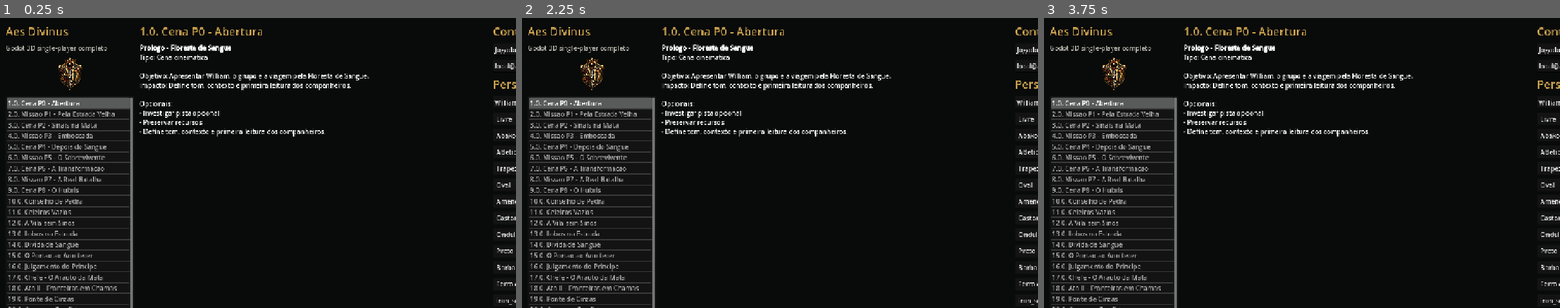
Above: before the commit, frames 1-3 (left to right).
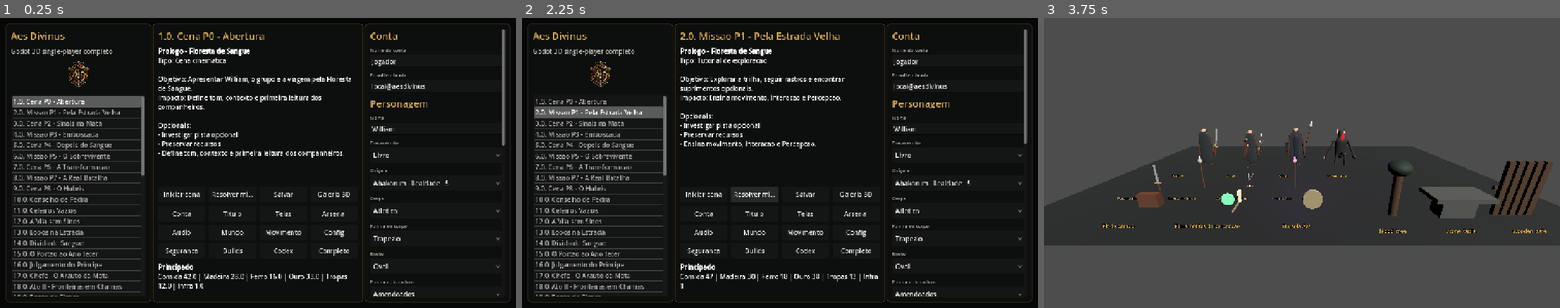
Above: after the commit, the same moments.

Repository: lzvsrx/aesdivinuscomplete
Game: Godot game, scene res://scenes/main.tscn
Two runs of this game, one before a commit and one after it. Both use one fixed random seed, a clock stepped at 60 frames per second and the inputs below.
Inputs (mouse positions are in pixels of both pictures, inside the frame that each line leads up to):
- Up to frame 1 (0.25 s): no input
- Up to frame 2 (2.25 s): click (702, 194) at 0.5 s, where only the run after the commit has a clickable "Iniciar cena"; click (702, 194) at 1.25 s, where only the run after the commit has a clickable "Iniciar cena"; click (754, 194) at 2 s, where only the run after the commit has a clickable "Resolver missao"
- Up to frame 3 (3.75 s): click (1327, 194) at 2.75 s, where only the run after the commit has a clickable "Salvar"; click (1379, 194) at 3.5 s, where only the run after the commit has a clickable "Galeria 3D"

The runs differ from the first frame. In frame 1, 17% of the frame differs, in the area x 1-100%, y 1-100%; in frame 2, 18%; in frame 3, 95%, in the area x 0-100%, y 0-100%.

Commit message:
Improve Godot responsive UI

Diff:
--- a/godot/data/aes_divinus_data.json
+++ b/godot/data/aes_divinus_data.json
@@ -1,5 +1,5 @@
 {
-  "generatedAt": "2026-08-24T21:07:50.435Z",
+  "generatedAt": "2026-08-24T21:20:05.989Z",
   "game": "Aes Divinus",
   "source": "src/data.js",
   "fearStates": {
--- a/godot/scripts/main.gd
+++ b/godot/scripts/main.gd
@@ -6,7 +6,10 @@
 var state: Dictionary = {}
 var selected_mission_index := 0
 
-var root: HBoxContainer
+var root: GridContainer
+var left_column: VBoxContainer
+var center_column: VBoxContainer
+var right_column: VBoxContainer
 var mission_list: ItemList
 var detail_title: Label
 var detail_text: RichTextLabel
@@ -38,6 +41,11 @@
 	_build_ui()
 	_apply_hardware_profile()
 	_refresh_all()
+	_update_responsive_layout()
+
+func _notification(what: int) -> void:
+	if what == NOTIFICATION_RESIZED:
+		_update_responsive_layout()
 
 func _load_data() -> Dictionary:
 	var file := FileAccess.open(DATA_PATH, FileAccess.READ)
@@ -101,12 +109,13 @@
 
 func _build_ui() -> void:
 	var bg := ColorRect.new()
-	bg.color = Color(0.035, 0.04, 0.04)
+	bg.color = Color(0.025, 0.030, 0.030)
 	bg.set_anchors_preset(Control.PRESET_FULL_RECT)
 	add_child(bg)
 
-	root = HBoxContainer.new()
+	root = GridContainer.new()
 	root.set_anchors_preset(Control.PRESET_FULL_RECT)
+	root.columns = 3
 	root.add_theme_constant_override("separation", 12)
 	root.offset_left = 14
 	root.offset_top = 14
@@ -114,18 +123,20 @@
 	root.offset_bottom = -14
 	add_child(root)
 
-	var left := _panel(320)
-	root.add_child(left)
+	var left := _panel("campaign", 300)
+	left_column = left
 	left.add_child(_title("Aes Divinus"))
 	left.add_child(_subtitle("Godot 3D single-player completo"))
 	var logo := TextureRect.new()
 	logo.texture = load("res://assets/aes-divinus-logo.png")
 	logo.expand_mode = TextureRect.EXPAND_FIT_WIDTH_PROPORTIONAL
 	logo.stretch_mode = TextureRect.STRETCH_KEEP_ASPECT_CENTERED
-	logo.custom_minimum_size = Vector2(280, 88)
+	logo.custom_minimum_size = Vector2(220, 76)
 	left.add_child(logo)
 	mission_list = ItemList.new()
+	mission_list.custom_minimum_size = Vector2(0, 360)
 	mission_list.size_flags_vertical = Control.SIZE_EXPAND_FILL
+	mission_list.size_flags_horizontal = Control.SIZE_EXPAND_FILL
 	mission_list.item_selected.connect(func(index: int) -> void:
 		selected_mission_index = index
 		_refresh_mission_detail()
@@ -133,23 +144,25 @@
 	)
 	left.add_child(mission_list)
 
-	var center := _panel(520)
-	root.add_child(center)
+	var center := _panel("content", 520)
+	center_column = center
 	detail_title = _title("")
 	center.add_child(detail_title)
 	detail_text = RichTextLabel.new()
 	detail_text.bbcode_enabled = true
 	detail_text.fit_content = true
+	detail_text.custom_minimum_size = Vector2(0, 300)
 	detail_text.size_flags_vertical = Control.SIZE_EXPAND_FILL
+	detail_text.size_flags_horizontal = Control.SIZE_EXPAND_FILL
 	center.add_child(detail_text)
-	var actions := HBoxContainer.new()
+	var actions := _button_grid(4)
 	actions.add_theme_constant_override("separation", 8)
 	center.add_child(actions)
 	actions.add_child(_button("Iniciar cena", _start_scene))
 	actions.add_child(_button("Resolver missao", _complete_mission))
 	actions.add_child(_button("Salvar", func() -> void: _autosave("Save manual.")))
 	actions.add_child(_button("Galeria 3D", func() -> void: get_tree().change_scene_to_file("res://scenes/model_gallery.tscn")))
-	var system_actions := HBoxContainer.new()
+	var system_actions := _button_grid(4)
 	system_actions.add_theme_constant_override("separation", 8)
 	center.add_child(system_actions)
 	system_actions.add_child(_button("Conta", _show_account))
@@ -167,35 +180,40 @@
 	resource_text = RichTextLabel.new()
 	resource_text.bbcode_enabled = true
 	resource_text.fit_content = true
+	resource_text.custom_minimum_size = Vector2(0, 86)
+	resource_text.size_flags_horizontal = Control.SIZE_EXPAND_FILL
 	center.add_child(resource_text)
 
-	var right := _panel(360)
-	root.add_child(right)
+	var right := _panel("profile", 320)
+	right_column = right
 	right.add_child(_title("Conta"))
 	account_name = LineEdit.new()
 	account_name.placeholder_text = "Nome da conta"
+	account_name.size_flags_horizontal = Control.SIZE_EXPAND_FILL
 	account_name.text_changed.connect(func(value: String) -> void:
 		state["account"]["name"] = value
 		_autosave("Cadastro atualizado.")
 	)
-	right.add_child(account_name)
+	right.add_child(_field("Nome da conta", account_name))
 	account_email = LineEdit.new()
 	account_email.placeholder_text = "Email"
 	account_email.virtual_keyboard_type = LineEdit.KEYBOARD_TYPE_EMAIL_ADDRESS
+	account_email.size_flags_horizontal = Control.SIZE_EXPAND_FILL
 	account_email.text_changed.connect(func(value: String) -> void:
 		state["account"]["email"] = value
 		_autosave("Login lembrado no dispositivo.")
 	)
-	right.add_child(account_email)
+	right.add_child(_field("Email lembrado", account_email))
 	right.add_child(_title("Personagem"))
 	character_name = LineEdit.new()
 	character_name.placeholder_text = "Nome"
+	character_name.size_flags_horizontal = Control.SIZE_EXPAND_FILL
 	character_name.text_changed.connect(func(value: String) -> void:
 		state["player_character"]["name"] = value
 		_refresh_avatar()
 		_autosave("Nome do personagem atualizado.")
 	)
-	right.add_child(character_name)
+	right.add_child(_field("Nome", character_name))
 	pronoun = _option("Tratamento", ["Livre", "Ele", "Ela", "Neutro"], _character_option_changed)
 	origin = _option("Origem", _origin_labels(), _character_option_changed)
 	body_type = _option("Corpo", data.get("characterOptions", {}).get("bodies", []), _character_option_changed)
@@ -208,46 +226,105 @@
 	beard = _option("Barba", data.get("characterOptions", {}).get("beards", []), _character_option_changed)
 	palette = _option("Paleta", _palette_labels(), _character_option_changed)
 	weapon = _option("Arma", _weapon_ids(), _character_option_changed)
-	right.add_child(pronoun)
-	right.add_child(origin)
-	right.add_child(body_type)
-	right.add_child(body_shape)
-	right.add_child(face_shape)
-	right.add_child(eye_shape)
-	right.add_child(eye_color)
-	right.add_child(hair_style)
-	right.add_child(hair_color)
-	right.add_child(beard)
-	right.add_child(palette)
-	right.add_child(weapon)
+	right.add_child(_field("Tratamento", pronoun))
+	right.add_child(_field("Origem", origin))
+	right.add_child(_field("Corpo", body_type))
+	right.add_child(_field("Forma do corpo", body_shape))
+	right.add_child(_field("Rosto", face_shape))
+	right.add_child(_field("Formato dos olhos", eye_shape))
+	right.add_child(_field("Cor dos olhos", eye_color))
+	right.add_child(_field("Tipo de cabelo", hair_style))
+	right.add_child(_field("Cor do cabelo", hair_color))
+	right.add_child(_field("Barba", beard))
+	right.add_child(_field("Paleta", palette))
+	right.add_child(_field("Arma", weapon))
 	avatar = AvatarPreview.new()
 	avatar.custom_minimum_size = Vector2(320, 260)
+	avatar.size_flags_horizontal = Control.SIZE_EXPAND_FILL
 	right.add_child(avatar)
 	log_text = RichTextLabel.new()
 	log_text.bbcode_enabled = true
 	log_text.fit_content = true
+	log_text.custom_minimum_size = Vector2(0, 180)
 	log_text.size_flags_vertical = Control.SIZE_EXPAND_FILL
+	log_text.size_flags_horizontal = Control.SIZE_EXPAND_FILL
 	right.add_child(log_text)
 
-func _panel(width: int) -> VBoxContainer:
+func _panel(name: String, width: int) -> VBoxContainer:
+	var shell := PanelContainer.new()
+	shell.name = "%s_panel" % name
+	shell.custom_minimum_size = Vector2(width, 0)
+	shell.size_flags_horizontal = Control.SIZE_EXPAND_FILL
+	shell.size_flags_vertical = Control.SIZE_EXPAND_FILL
+	shell.add_theme_stylebox_override("panel", _panel_style())
+	root.add_child(shell)
+
+	var margin := MarginContainer.new()
+	margin.add_theme_constant_override("margin_left", 12)
+	margin.add_theme_constant_override("margin_top", 12)
+	margin.add_theme_constant_override("margin_right", 12)
+	margin.add_theme_constant_override("margin_bottom", 12)
+	shell.add_child(margin)
+
+	var scroll := ScrollContainer.new()
+	scroll.size_flags_horizontal = Control.SIZE_EXPAND_FILL
+	scroll.size_flags_vertical = Control.SIZE_EXPAND_FILL
+	scroll.horizontal_scroll_mode = ScrollContainer.SCROLL_MODE_DISABLED
+	margin.add_child(scroll)
+
 	var panel := VBoxContainer.new()
-	panel.custom_minimum_size = Vector2(width, 0)
+	panel.size_flags_horizontal = Control.SIZE_EXPAND_FILL
 	panel.size_flags_vertical = Control.SIZE_EXPAND_FILL
 	panel.add_theme_constant_override("separation", 10)
+	scroll.add_child(panel)
 	return panel
+
+func _panel_style() -> StyleBoxFlat:
+	var style := StyleBoxFlat.new()
+	style.bg_color = Color(0.055, 0.060, 0.058, 0.92)
+	style.border_color = Color(0.82, 0.66, 0.32, 0.26)
+	style.set_border_width_all(1)
+	style.corner_radius_top_left = 8
+	style.corner_radius_top_right = 8
+	style.corner_radius_bottom_left = 8
+	style.corner_radius_bottom_right = 8
+	return style
 
 func _title(text: String) -> Label:
 	var label := Label.new()
 	label.text = text
-	label.add_theme_font_size_override("font_size", 28)
+	label.autowrap_mode = TextServer.AUTOWRAP_WORD_SMART
+	label.add_theme_font_size_override("font_size", 24)
 	label.add_theme_color_override("font_color", Color(0.82, 0.66, 0.32))
 	return label
 
 func _subtitle(text: String) -> Label:
 	var label := Label.new()
 	label.text = text
+	label.autowrap_mode = TextServer.AUTOWRAP_WORD_SMART
 	label.add_theme_color_override("font_color", Color(0.72, 0.72, 0.68))
 	return label
+
+func _field(label_text: String, control: Control) -> VBoxContainer:
+	var wrap := VBoxContainer.new()
+	wrap.size_flags_horizontal = Control.SIZE_EXPAND_FILL
+	wrap.add_theme_constant_override("separation", 4)
+	var label := Label.new()
+	label.text = label_text
+	label.add_theme_font_size_override("font_size", 12)
+	label.add_theme_color_override("font_color", Color(0.66, 0.66, 0.62))
+	control.size_flags_horizontal = Control.SIZE_EXPAND_FILL
+	wrap.add_child(label)
+	wrap.add_child(control)
+	return wrap
+
+func _button_grid(columns: int) -> GridContainer:
+	var grid := GridContainer.new()
+	grid.columns = columns
+	grid.size_flags_horizontal = Control.SIZE_EXPAND_FILL
+	grid.add_theme_constant_override("h_separation", 8)
+	grid.add_theme_constant_override("v_separation", 8)
+	return grid
 
 func _origin_labels() -> Array[String]:
 	var result: Array[String] = []
@@ -271,16 +348,54 @@
 func _button(text: String, callback: Callable) -> Button:
 	var button := Button.new()
 	button.text = text
+	button.custom_minimum_size = Vector2(118, 38)
+	button.size_flags_horizontal = Control.SIZE_EXPAND_FILL
+	button.text_overrun_behavior = TextServer.OVERRUN_TRIM_ELLIPSIS
 	button.pressed.connect(callback)
 	return button
 
 func _option(label: String, values: Array, callback: Callable) -> OptionButton:
 	var option := OptionButton.new()
 	option.tooltip_text = label
+	option.custom_minimum_size = Vector2(0, 38)
+	option.size_flags_horizontal = Control.SIZE_EXPAND_FILL
+	option.text_overrun_behavior = TextServer.OVERRUN_TRIM_ELLIPSIS
 	for value in values:
 		option.add_item(str(value))
 	option.item_selected.connect(callback)
 	return option
+
+func _update_responsive_layout() -> void:
+	if root == null:
+		return
+	var viewport_width := get_viewport_rect().size.x
+	if viewport_width < 820:
+		root.columns = 1
+		_set_panel_widths(260, 260, 260)
+		_set_button_columns(2)
+	elif viewport_width < 1280:
+		root.columns = 2
+		_set_panel_widths(280, 420, 280)
+		_set_button_columns(3)
+	else:
+		root.columns = 3
+		_set_panel_widths(300, 520, 320)
+		_set_button_columns(4)
+
+func _set_panel_widths(left_width: int, center_width: int, right_width: int) -> void:
+	var widths := [left_width, center_width, right_width]
+	var index := 0
+	for child in root.get_children():
+		if child is Control and index < widths.size():
+			child.custom_minimum_size = Vector2(widths[index], 0)
+			index += 1
+	if avatar:
+		avatar.custom_minimum_size = Vector2(min(320, right_width - 24), 260)
+
+func _set_button_columns(columns: int) -> void:
+	for grid in center_column.get_children():
+		if grid is GridContainer:
+			grid.columns = columns
 
 func _refresh_all() -> void:
 	var missions: Array = data.get("missions", [])
Not shown, changed: godot/export_presets.cfg
Not shown, changed: docs/GODOT_RELEASES.md
Not shown, changed: package-lock.json
Not shown, changed: package.json
Not shown, changed: scripts/export-godot-release.ps1
